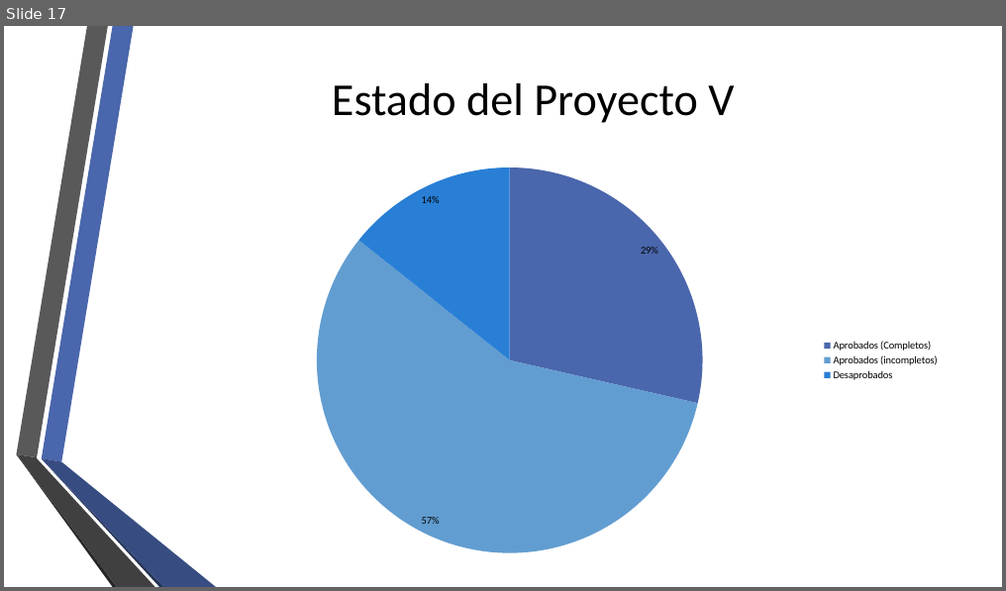
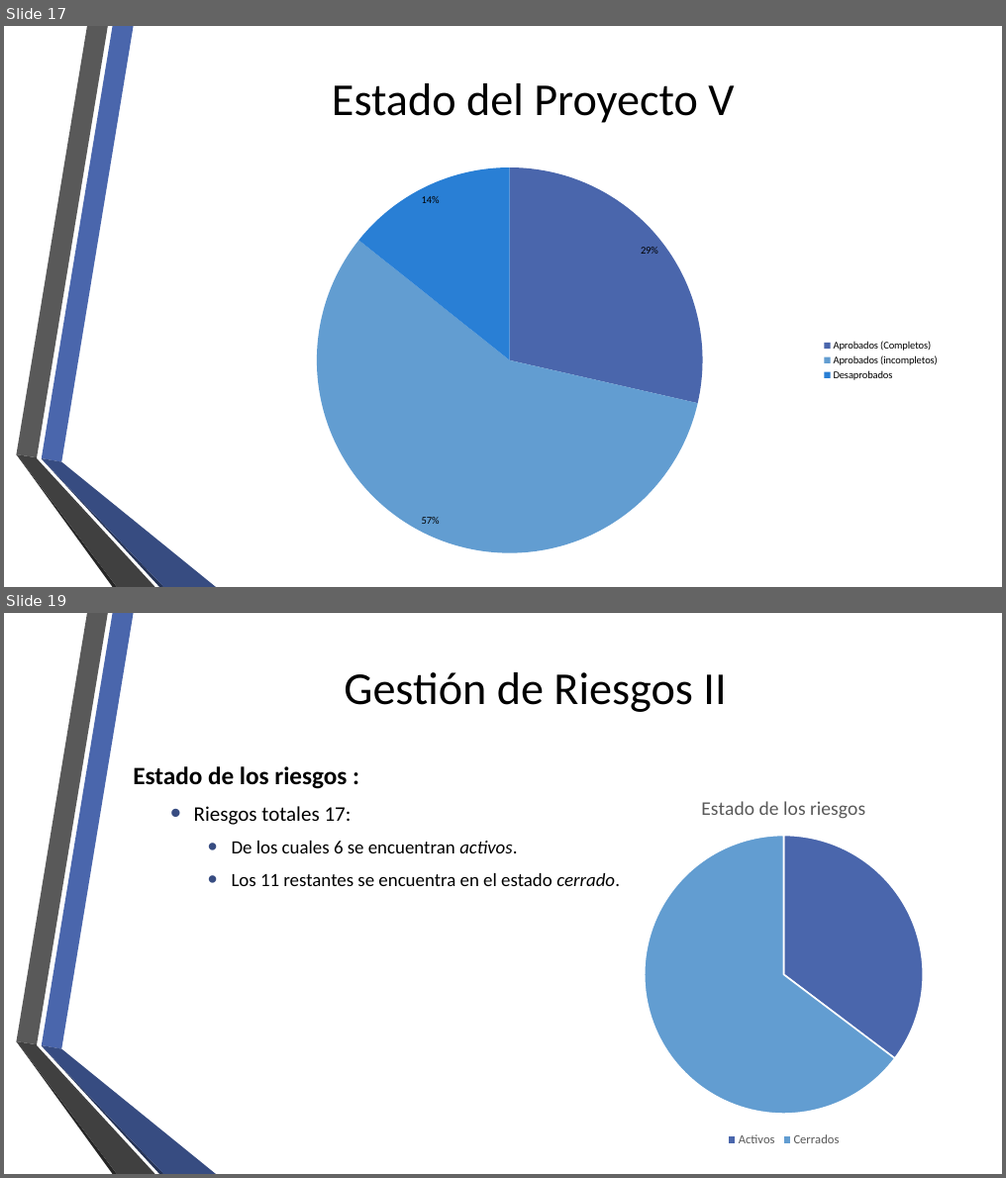
Before and after one commit to fge23/Sistema-VASPA, a slide deck: Presentaciones/presentacion vaspa - 12 - Noviembre 2019.pptx. Shown one above the other, each under a label of ours: slide 17 before the commit, slides 17 and 19 after it; the slides between them are not shown. The pictures are 1006x591 and 1006x1178 pixels, drawn with LibreOffice and Linux fonts; fonts in the diff are those of the drawing; background and template pictures are left out. Boxes give left, top, right and bottom in pixels: in the first picture for what was removed or moved away, otherwise in the second. Text is boxed around its words. In the diff, an @@ line names an element or a change of style, - is before the commit and + after.

Commit message:
Actualizacion presentación, agregado Gestión de Riesgos

```diff
--- a/Presentaciones/presentacion vaspa - 12 - Noviembre 2019.pptx
+++ b/Presentaciones/presentacion vaspa - 12 - Noviembre 2019.pptx
@@ slide 19 added at [4, 613, 1002, 1174], background picture (left out); not listed: 6 template elements that a slide beside it also shows @@
@@ title added at [344, 672, 726, 712], 44 pt, text #000000 @@
+Gestión de Riesgos II
@@ text added at [133, 766, 620, 886], 18 pt, text #000000 @@
+Estado de los riesgos :
+  • Riesgos totales 17:
+    • De los cuales 6 se encuentran activos.
+    • Los 11 restantes se encuentra en el estado cerrado.
@@ pie chart added at [450, 782, 1002, 1152] @@
+title "Estado de los riesgos "
+categories: Activos, Cerrados
+Series 1: 35, 65
```
Also in this commit, not shown: 1 slide changed, 1 other slide added, 1 slide removed.
